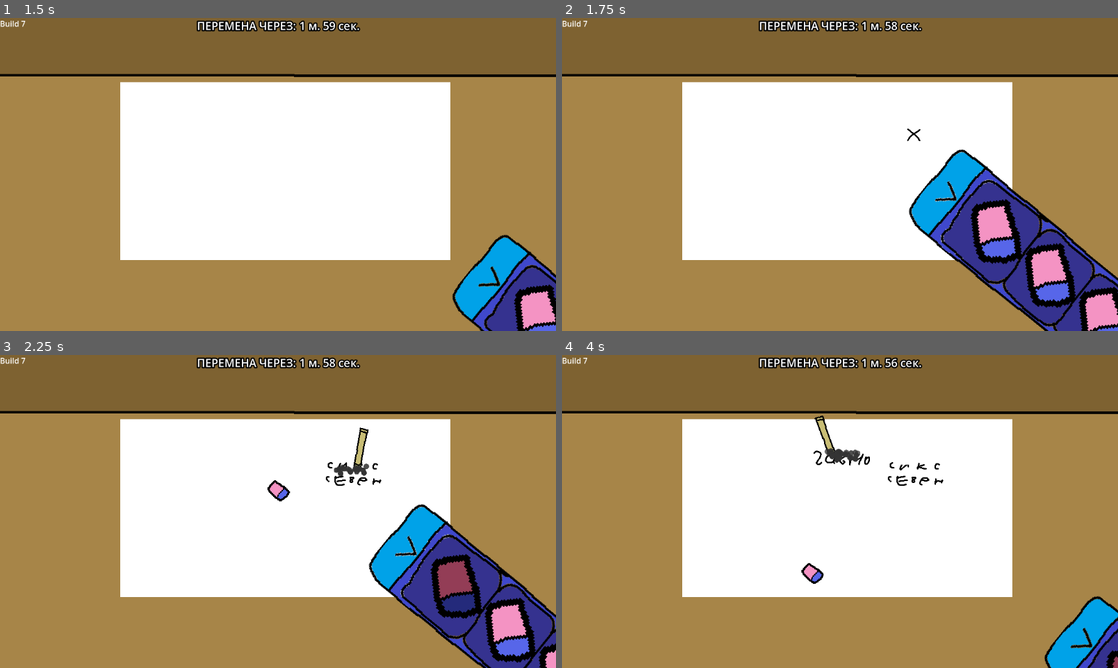
Above: before the commit, frames 1-4 (two rows, left to right).
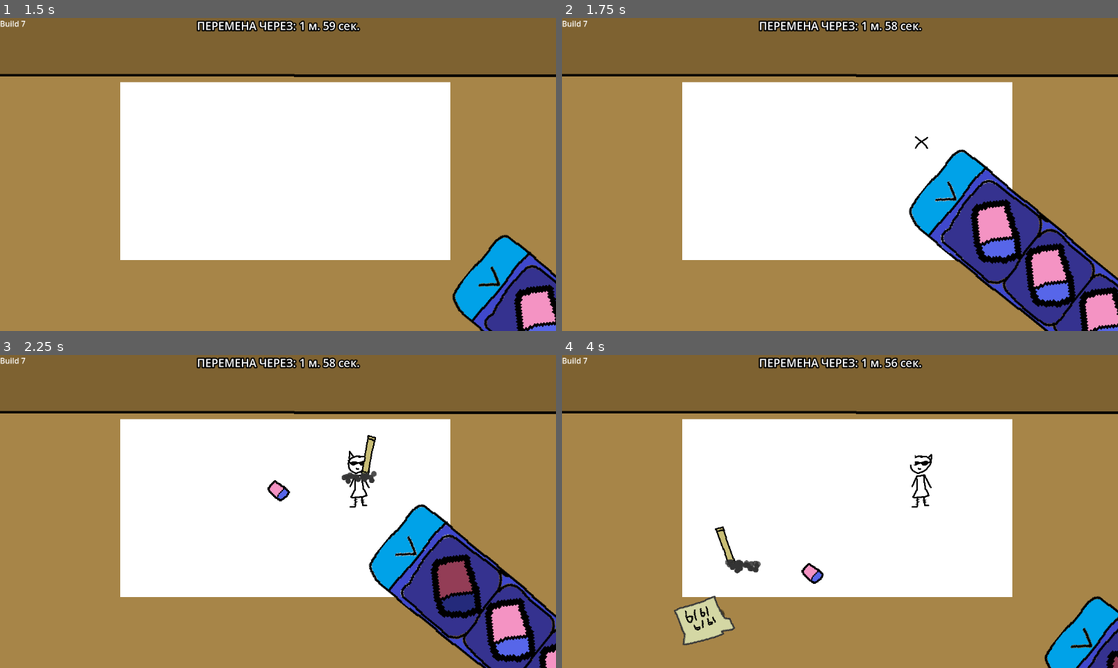
Above: after the commit, the same moments.

Repository: AmongRyzh/maxter-s-jam-2026
Game: Godot game, scene res://gameplay.tscn
Two runs of this game, one before a commit and one after it. Both use one fixed random seed, a clock stepped at 60 frames per second and the inputs below. The engine's default icon, where the game draws it, is replaced by a stand-in: a white triangle on a blue panel in a dark square.
Inputs (mouse positions are in pixels of both pictures, inside the frame that each line leads up to):
- Up to frame 1 (1.5 s): click "Начать" at 0.5 s; move the mouse to (517, 299) at 1.27 s; click (517, 299) at 1.42 s
- Up to frame 2 (1.75 s): no input
- Up to frame 3 (2.25 s): move the mouse to (422, 564) at 2.02 s; click (422, 564) at 2.17 s
- Up to frame 4 (4 s): move the mouse to (895, 442) at 2.77 s; click (895, 442) at 2.92 s; move the mouse to (812, 574) at 3.52 s; click (812, 574) at 3.67 s

Frame 1 is identical in both runs. In frame 2, less than 0.1% of the frame differs, in the area x 62-66%, y 35-42%; in frame 3, 0.9%; in frame 4, 2.3%, in the area x 20-69%, y 19-93%.

Commit message:
рефакторинг системы картинок

Diff:
--- a/arc_projectile/additional_painter_image.tscn
+++ b/arc_projectile/additional_painter_image.tscn
@@ -3,9 +3,7 @@
 [ext_resource type="Script" uid="uid://dovx7dr28qsj" path="res://arc_projectile/arc_projectile.gd" id="1_c5tyr"]
 [ext_resource type="Script" uid="uid://bjgg4hau4g8qm" path="res://painter_image.gd" id="1_xm1sw"]
 [ext_resource type="Texture2D" uid="uid://dclgstmi4mv7i" path="res://dangers/danger_shadow.png" id="2_t1rr4"]
-
-[sub_resource type="PlaceholderTexture2D" id="PlaceholderTexture2D_njsjv"]
-size = Vector2(128, 96)
+[ext_resource type="Texture2D" uid="uid://bhwkir1c5lkxj" path="res://arc_projectile/additional_painter_image.png" id="3_o1q1y"]
 
 [sub_resource type="CircleShape2D" id="CircleShape2D_njsjv"]
 radius = 30.594116
@@ -19,10 +17,10 @@
 texture = ExtResource("2_t1rr4")
 
 [node name="Projectile" type="Sprite2D" parent="." unique_id=944791447 groups=["painter_image"]]
-texture = SubResource("PlaceholderTexture2D_njsjv")
+texture = ExtResource("3_o1q1y")
 script = ExtResource("1_xm1sw")
-generate_img_on_ready = true
 img_size = Vector2i(128, 96)
+erase_with_initial_texture_color = true
 
 [node name="CollisionShape2D" type="CollisionShape2D" parent="." unique_id=1362487608]
 shape = SubResource("CircleShape2D_njsjv")
--- a/gameplay.tscn
+++ b/gameplay.tscn
@@ -153,7 +153,7 @@
 ignore_time_scale = true
 
 [node name="BeginAddPainterImageSpawnTimer" type="Timer" parent="Timers" unique_id=1060226858]
-wait_time = 45.0
+wait_time = 2.0
 one_shot = true
 autostart = true
 
--- a/painter_image.gd
+++ b/painter_image.gd
@@ -14,10 +14,15 @@
 
 @export var erase_color : Color = Color.WHITE
 
+@export var erase_with_initial_texture_color : bool = false
+var initial_texture : Texture2D
+
 var is_hovered : bool
 
 func _ready():
 	gameplay = get_tree().current_scene
+
+	initial_texture = texture
 
 	if generate_img_on_ready:
 		img = Image.create_empty(img_size.x, img_size.y, false, Image.FORMAT_RGBA8)
@@ -45,11 +50,21 @@
 	if !gameplay.teacher_look_timer.is_stopped() or (!gameplay.teacher_walk_timer.is_stopped() and gameplay.teacher_walk_timer.time_left < 0.1) or Engine.time_scale == 0:
 		return
 
-	img.fill_rect(Rect2i(pos, Vector2i(1, 1)).grow(gameplay.eraser_size).grow_side(SIDE_TOP, gameplay.durability_shrink), erase_color)
-	texture.update(img)
+	if erase_with_initial_texture_color:
+		var rect: Rect2i = Rect2i(pos, Vector2i(1, 1)).grow(gameplay.eraser_size)
+		var initial_img := initial_texture.get_image()
+		var initial_img_under_rect = initial_img.get_region(rect)
 
-func fill_texture(src: Image, src_rect: Rect2i, dst: Vector2i):
-	img.blend_rect(src, src_rect, dst)
+		fill_texture(initial_img, rect, pos - Vector2(rect.size / 2), false)
+	else:
+		img.fill_rect(Rect2i(pos, Vector2i(1, 1)).grow(gameplay.eraser_size).grow_side(SIDE_TOP, gameplay.durability_shrink), erase_color)
+		texture.update(img)
+
+func fill_texture(src: Image, src_rect: Rect2i, dst: Vector2i, use_blend_rect: bool = true):
+	if use_blend_rect:
+		img.blend_rect(src, src_rect, dst)
+	else:
+		img.blit_rect(src, src_rect, dst)
 	texture.update(img)
 
 func _input(event: InputEvent):
Binary file added: arc_projectile/additional_painter_image.png
Not shown, added: arc_projectile/additional_painter_image.png.import
Binary file added: bad_texts/bad_text_12.png
Not shown, added: bad_texts/bad_text_12.png.import
Binary file added: bad_texts/bad_text_13.png
Not shown, added: bad_texts/bad_text_13.png.import
